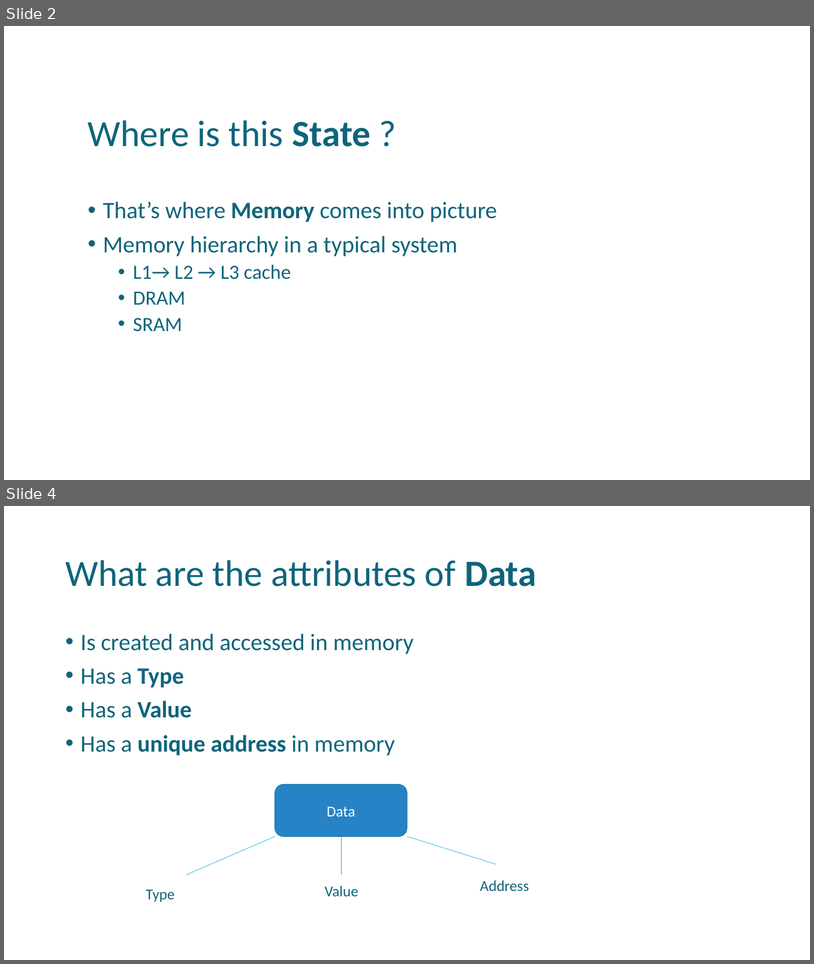
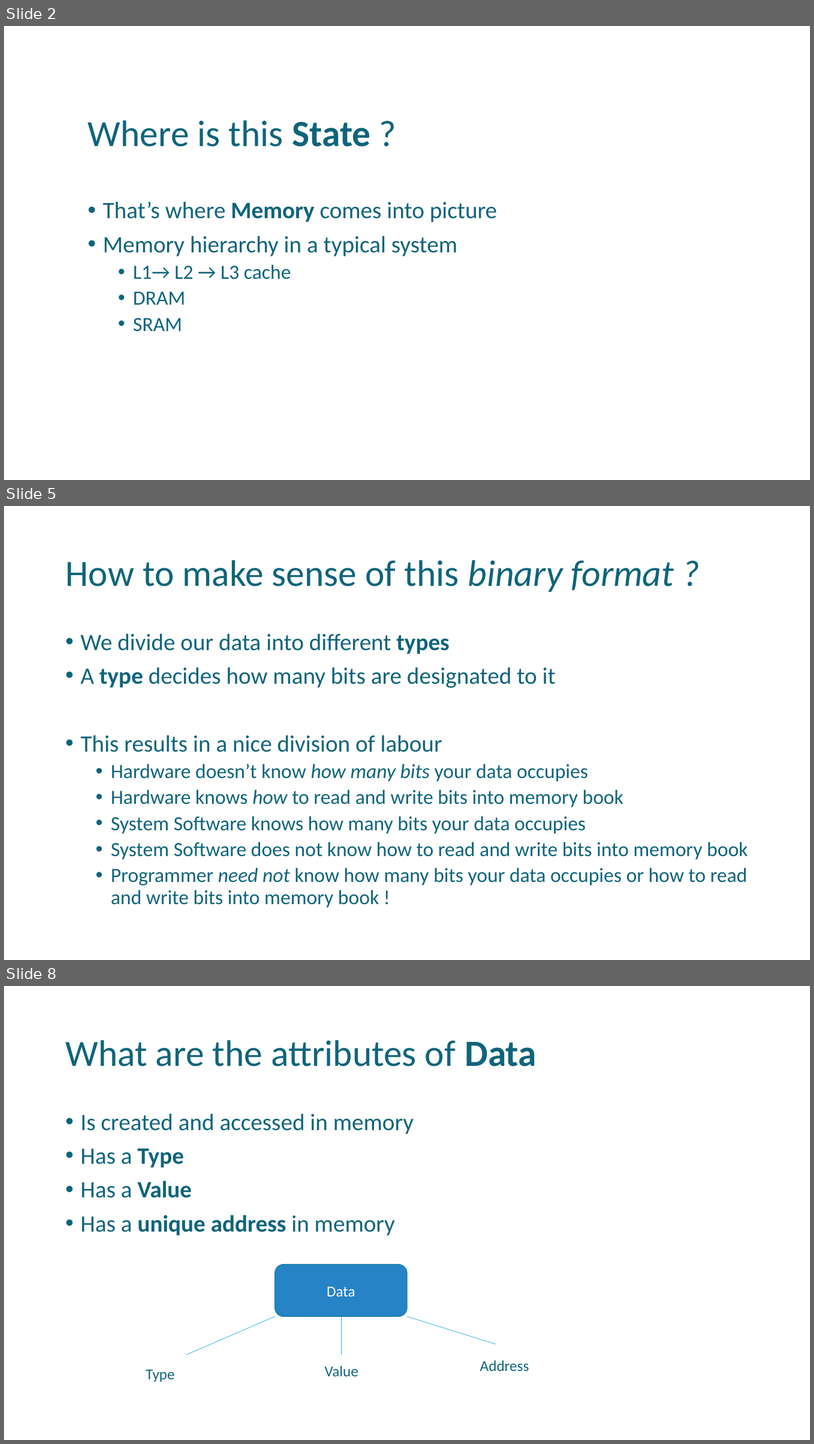
Before and after one commit to uday87j/teach_python, a slide deck: fundamentals/2-State, Data types.pptx. Shown one above the other, each under a label of ours: slides 2 and 4 before the commit, slides 2, 5 and 8 after it; the slides between them are not shown. The pictures are 814x964 and 814x1444 pixels, drawn with LibreOffice and Linux fonts; fonts in the diff are those of the drawing. Boxes give left, top, right and bottom in pixels: in the first picture for what was removed or moved away, otherwise in the second. Text is boxed around its words. In the diff, an @@ line names an element or a change of style, - is before the commit and + after.

```diff
--- a/fundamentals/2-State, Data types.pptx
+++ b/fundamentals/2-State, Data types.pptx
@@ slide 5 added at (x1=4, y1=506, x2=810, y2=960), background #FFFFFF @@
@@ title added at (x1=65, y1=560, x2=674, y2=592), 44 pt, text #0F647B @@
+How to make sense of this binary format ?
@@ text added at (x1=81, y1=633, x2=748, y2=907), 24 pt, text #0F647B @@
+• We divide our data into different types
+• A type decides how many bits are designated to it
+• This results in a nice division of labour
+  • Hardware doesn’t know how many bits your data occupies
+  • Hardware knows how to read and write bits into memory book
+  • System Software knows how many bits your data occupies
+  • System Software does not know how to read and write bits into memory book
+  • Programmer need not know how many bits your data occupies or how to read and write bits into memory book !
@@ what was slide 4 is now slide 8 @@
```
Also in this commit, not shown: 1 slide changed, 5 other slides added, 1 other file.
